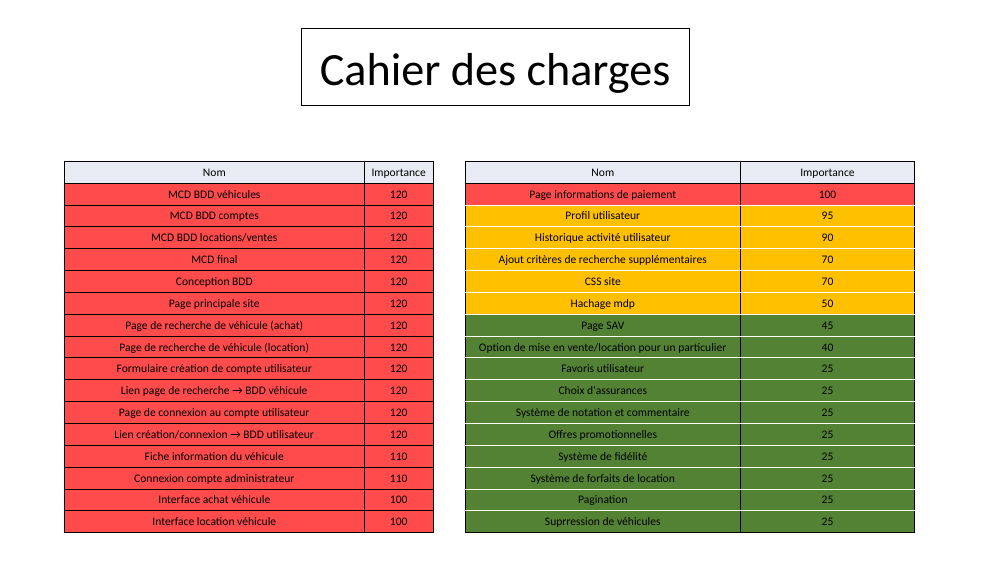
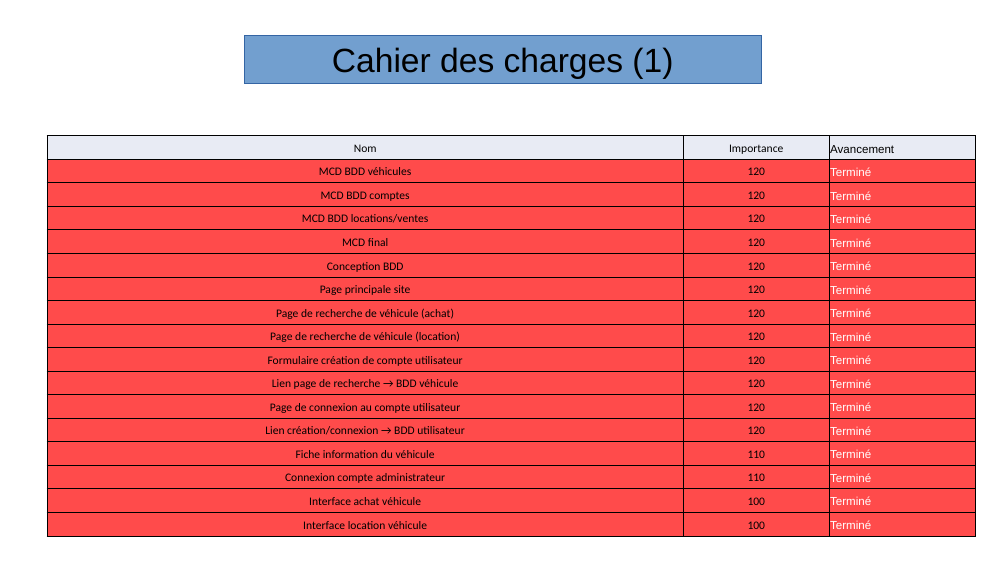
Before and after one commit to Ganti7/Carmania, a slide deck: slide 6 of documentation/diapo_PIA.odp. Drawn at 1008x567 pixels with LibreOffice and Linux fonts; fonts in the diff are those of the drawing; background and template pictures are left out. Boxes give left, top, right and bottom in pixels: in the first picture for what was removed or moved away, otherwise in the second. Text is boxed around its words. In the diff, an @@ line names an element or a change of style, - is before the commit and + after.

```diff
--- a/documentation/diapo_PIA.odp
+++ b/documentation/diapo_PIA.odp
@@ rectangle "Cahier des charges (1)": place and size @@
-rectangle "Cahier des charges (1)" at [301, 29, 690, 105]
+rectangle "Cahier des charges (1)" at [244, 36, 762, 83]
@@ rectangle "Cahier des charges (1)" at [244, 36, 762, 83]: title to rectangle; fill #FFFFFF to #729FCF; outline #000000 0.99 pt to #3465A4 0 pt @@
@@ text in rectangle at [332, 47, 673, 79]: text changed; size 44 to 32 pt; font Calibri to Arial @@
-Cahier des charges
+Cahier des charges (1)
@@ table at [47, 136, 975, 536] @@
+column 3: Avancement | Terminé | Terminé | Terminé | Terminé | Terminé | Terminé | Terminé | Terminé | Terminé | Terminé | Terminé | Terminé | Terminé | Terminé | Terminé | Terminé
@@ table: place and size @@
-table at [64, 161, 433, 529]
+table at [47, 136, 975, 536]
@@ table removed at [465, 161, 915, 531], 17 rows, 2 columns @@
-Nom | Importance
-Page informations de paiement | 100
-Profil utilisateur | 95
-Historique activité utilisateur | 90
-Ajout critères de recherche supplémentaires | 70
-CSS site | 70
-Hachage mdp | 50
-Page SAV | 45
-Option de mise en vente/location pour un particulier | 40
-Favoris utilisateur | 25
-Choix d'assurances | 25
-Système de notation et commentaire | 25
-Offres promotionnelles | 25
-Système de fidélité | 25
-Système de forfaits de location | 25
-Pagination | 25
-Suprression de véhicules | 25
```
Also in this commit, not shown: 13 other slides changed, 4 slides added, 1 slide removed, 1 other file.
